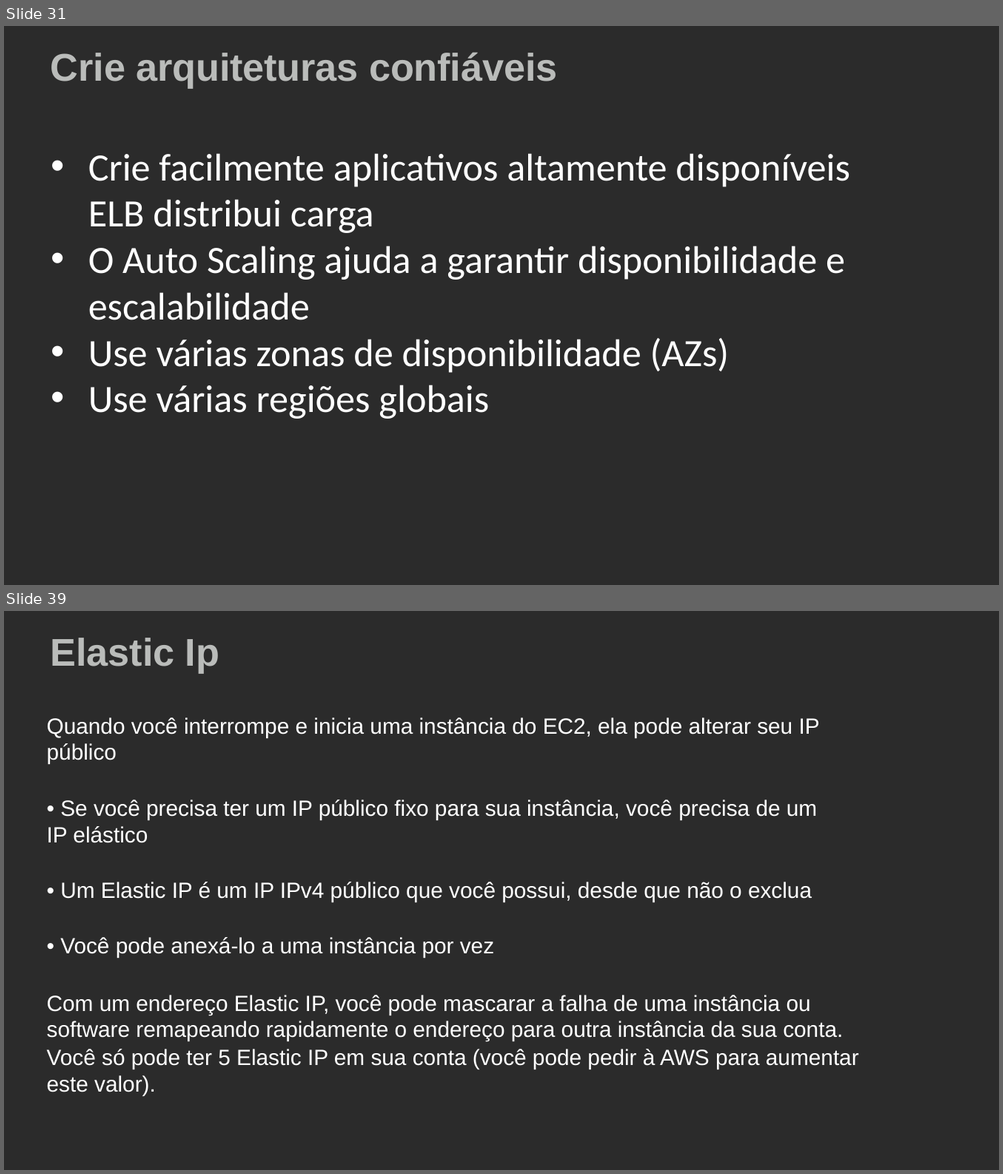
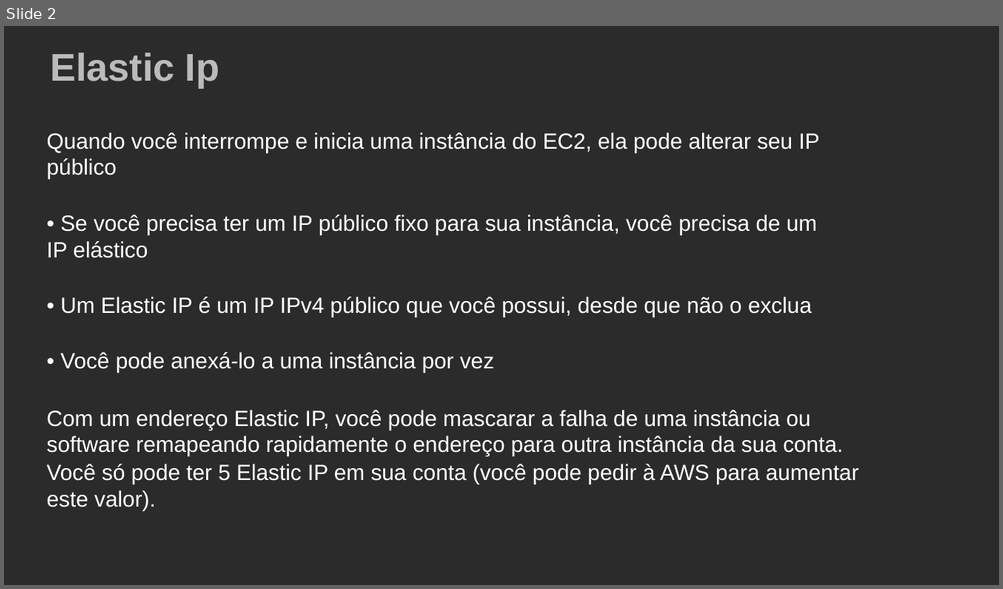
Before and after one commit to alanmourad/docs-aws, a slide deck: aws_work_ec2_ebs.pptx. Shown one above the other, each under a label of ours: slides 31 and 39 before the commit, slide 2 after it; the slides between them are not shown. The pictures are 1003x1174 and 1003x589 pixels, drawn with LibreOffice and Linux fonts; fonts in the diff are those of the drawing; background and template pictures are left out; a plain dark background stands for a picture behind light text. Boxes give left, top, right and bottom in pixels: in the first picture for what was removed or moved away, otherwise in the second. Text is boxed around its words. In the diff, an @@ line names an element or a change of style, - is before the commit and + after.

```diff
--- a/aws_work_ec2_ebs.pptx
+++ b/aws_work_ec2_ebs.pptx
@@ slide 31 removed at [4, 26, 999, 585], background picture (left out) @@
@@ text removed at [51, 52, 850, 419] @@
-Crie arquiteturas confiáveis
-• Crie facilmente aplicativos altamente disponíveis ELB distribui carga
-• O Auto Scaling ajuda a garantir disponibilidade e escalabilidade
-• Use várias zonas de disponibilidade (AZs)
-• Use várias regiões globais
@@ what was slide 39 is now slide 2 @@
```
Also in this commit, not shown: 1 slide added, 37 other slides removed.
